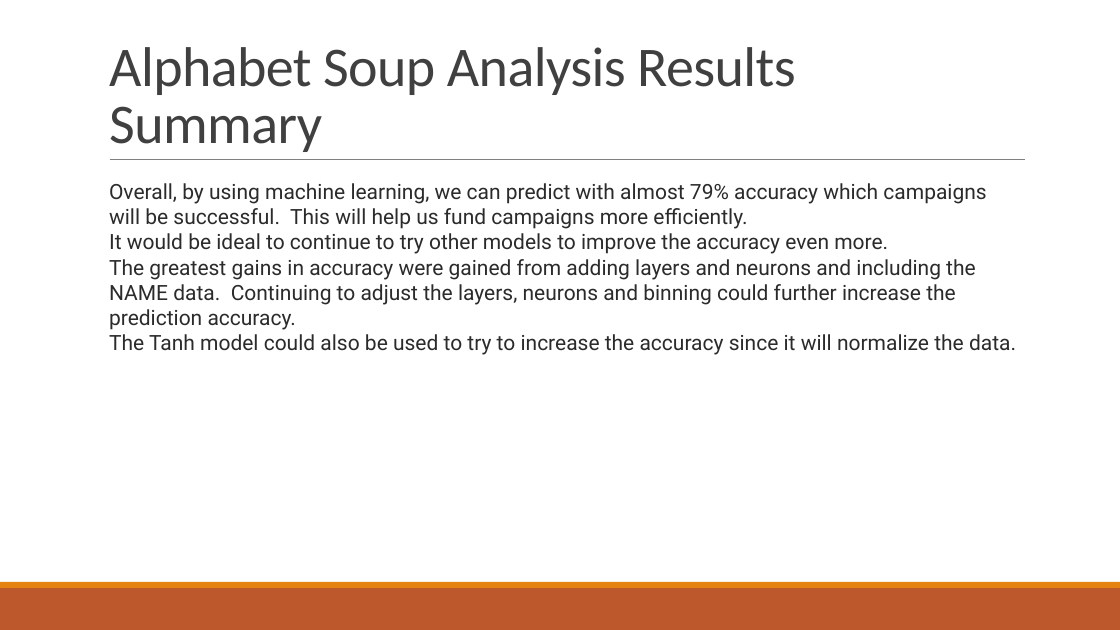
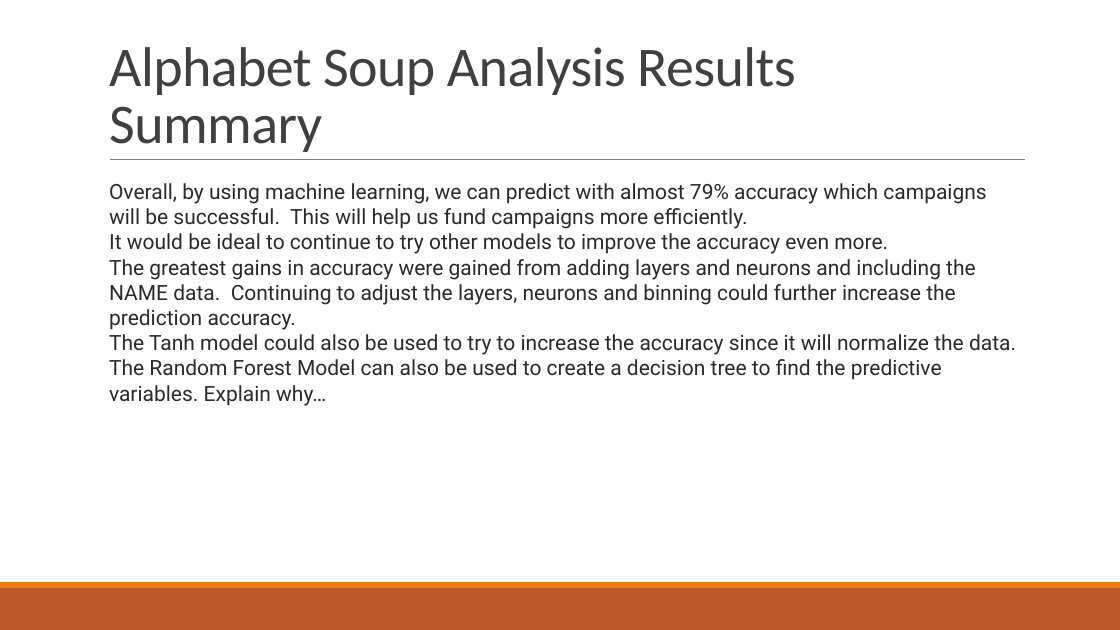
Before and after one commit to RaeAnnG/deep-learning-challenge, a slide deck: slide 10 of Alphabet Soup Analysis.pptx (slide 7 before the commit). Drawn at 1120x630 pixels with LibreOffice and Linux fonts; fonts in the diff are those of the drawing. Boxes give left, top, right and bottom in pixels: in the first picture for what was removed or moved away, otherwise in the second. Text is boxed around its words. In the diff, an @@ line names an element or a change of style, - is before the commit and + after.

Commit message:
Add files via upload
Updated Analysis Files 3.11.24

```diff
--- a/Alphabet Soup Analysis.pptx
+++ b/Alphabet Soup Analysis.pptx
@@ text at [109, 359, 942, 406]: paragraph added @@
+The Random Forest Model can also be used to create a decision tree to find the predictive variables. Explain why…
```
Also in this commit, not shown: 4 other slides changed, 3 slides added, 1 other file.
